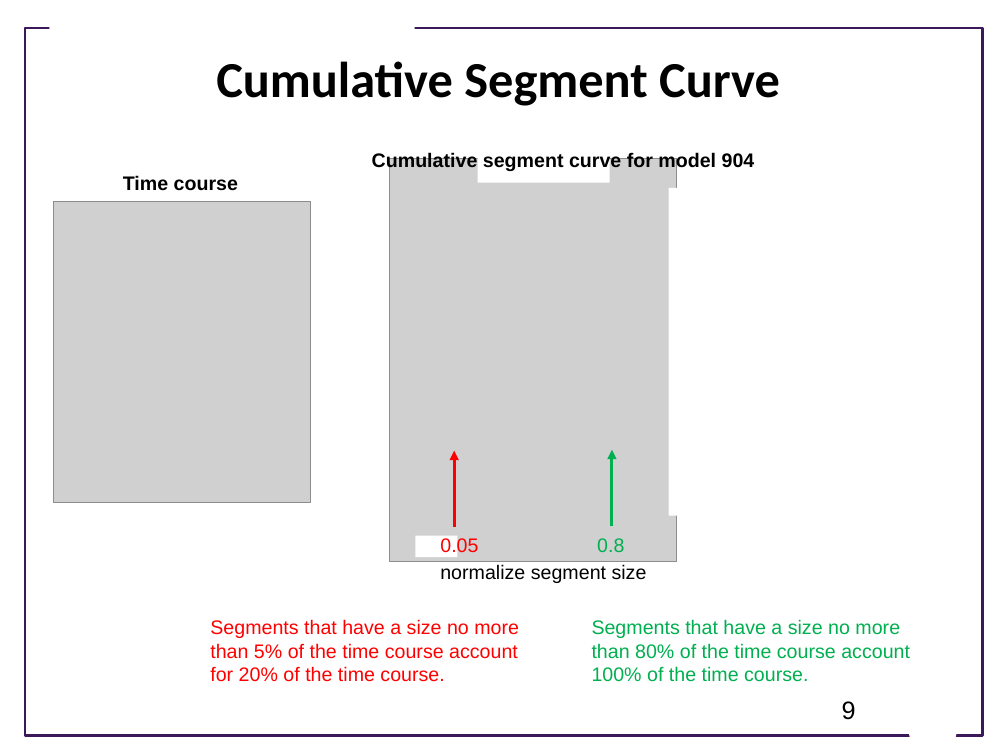
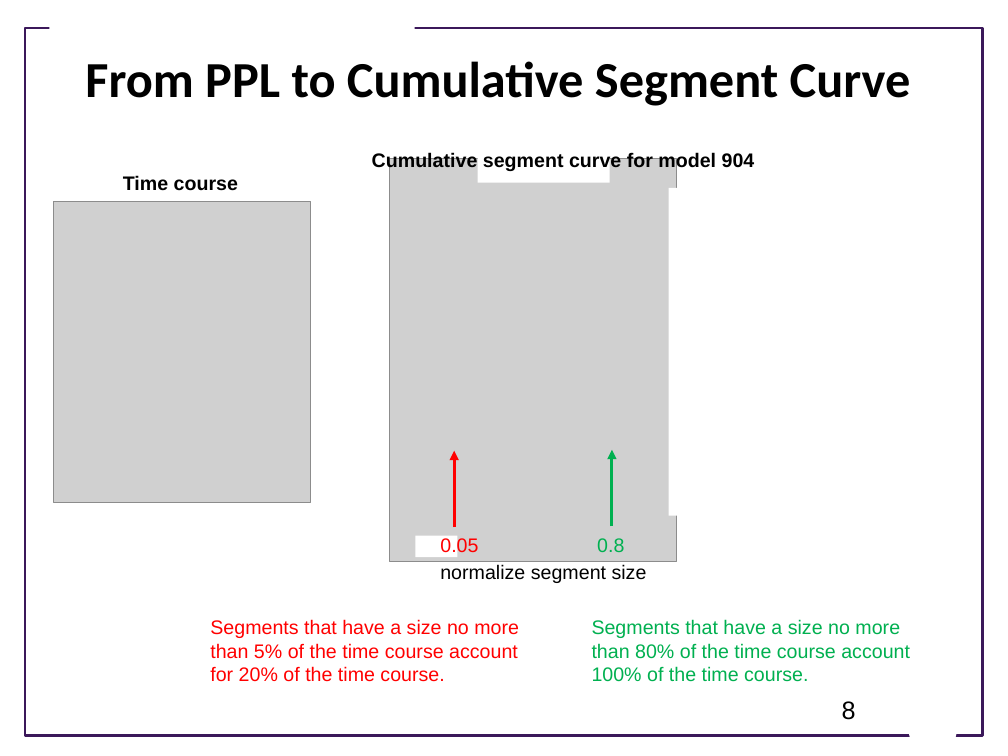
Before and after one commit to joseph-hellerstein/biomodels_linearity, a slide deck: slide 8 of docs/How Nonlinear is BioModels.pptx (slide 9 before the commit). Drawn at 1008x756 pixels with LibreOffice and Linux fonts; fonts in the diff are those of the drawing; grey boxes stand for pictures; background and template pictures are left out. Boxes give left, top, right and bottom in pixels: in the first picture for what was removed or moved away, otherwise in the second. Text is boxed around its words. In the diff, an @@ line names an element or a change of style, - is before the commit and + after.

```diff
--- a/docs/How Nonlinear is BioModels.pptx
+++ b/docs/How Nonlinear is BioModels.pptx
@@ title at [85,61,911,106]: text changed @@
-Cumulative Segment Curve
+From PPL to Cumulative Segment Curve
@@ page number at [842,701,856,720]: text changed @@
-9
+8
```
Also in this commit, not shown: 12 other slides changed, 6 slides added, 1 slide removed, 3 other files.
